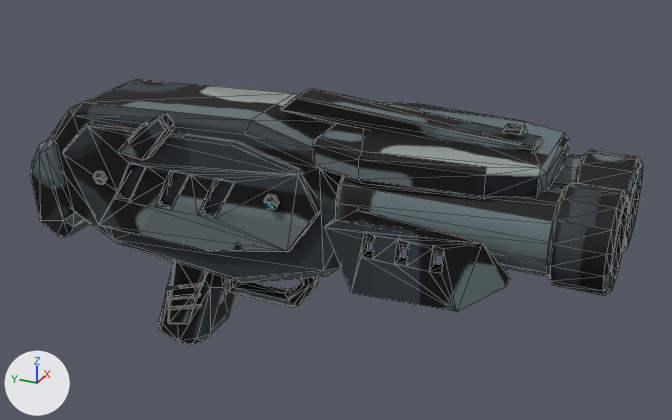
What one commit did to the glTF model public/assets/models/shotgun.glb.
Rendered twice from a 50 mm camera at (-1.681, -1.023, 0.854) aimed at (0.069, -0.235, -0.021). Arrows for +X, +Y and +Z are at lower left; the lights stay in place. The picture after the commit comes second. Mesh edges are drawn as thin lines. Vertices at exactly the same position are counted once.

Before the edit, the objects in view are built like this:
```python
me_short_bullpup_breech = bpy.data.meshes.new('Short bullpup breech')
me_short_bullpup_breech.from_pydata(...)  # 1668 vertices, 3256 faces; spans x -0.187..0.187, y -0.871..0.469, z -0.403..0.27
me_short_bullpup_breech.materials.append(mat_k10_shotgun_baked_zones)
ob_shotgun_original_arsenal = bpy.data.objects.new('shotgun-original-arsenal', me_short_bullpup_breech)
ob_shotgun_original_arsenal.location = (0.0, 0.0, 0.0)
```
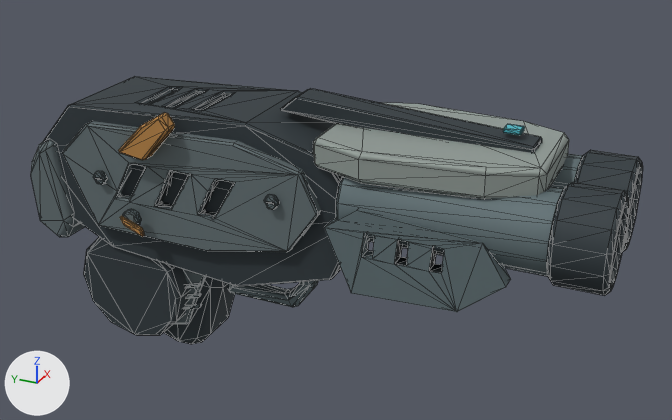
Changed parts and their boxes [x1, y1, x2, y2] in the pictures (672 x 420 px):
'shotgun-original-arsenal', reshaped: before [31, 79, 643, 344]; after [31, 76, 643, 344]
part 1 of me_short_bullpup_breech, rebuilt: before [50, 79, 342, 283]; after [43, 76, 342, 287]
part 2 of me_short_bullpup_breech, added: after [84, 209, 189, 335]
part 3 of me_short_bullpup_breech, surface changed (black to grey): [31, 88, 643, 344] in both

Patch to the scene script:
```diff
--- a/public/assets/models/shotgun.glb.py
+++ b/public/assets/models/shotgun.glb.py
@@ me_short_bullpup_breech @@
 # used by ob_shotgun_original_arsenal; location = (0.0, 0.0, 0.0)
-me_short_bullpup_breech.from_pydata(...)  # 1668 vertices, 3256 faces; spans x -0.187..0.187, y -0.871..0.469, z -0.403..0.27
+me_short_bullpup_breech.from_pydata(...)  # 2032 vertices, 3944 faces; spans x -0.19..0.252, y -0.871..0.469, z -0.403..0.27
+# me_short_bullpup_breech part 1: the loose piece of 48 vertices spanning x -0.123..0.123, y -0.37..0.438, z -0.16..0.23 is rebuilt with 118 vertices and now spans x -0.123..0.123, y -0.378..0.44, z -0.16..0.23
+# me_short_bullpup_breech part 2
+# 191 vertices are added at x -0.19..0.252, y -0.059..0.36, z -0.37..0.202
+# 20 new vertices lie (0.0, 0.016, 0.0) away from vertices in x -0.065..0.164, y 0.022..0.162, z 0.052..0.202
+# 16 new vertices lie (0.066, 0.0, 0.0) away from vertices in x 0.166, y 0.037..0.063, z 0.047..0.073
+# 16 new vertices lie (0.012, 0.0, 0.0) away from vertices in x -0.175, y 0.129..0.171, z -0.036..0.006
+# 12 new vertices lie (0.212, 0.0, 0.0) away from vertices in x -0.106, y 0.08..0.36, z -0.37..-0.09
+# 10 new vertices lie (0.017, 0.0, 0.0) away from vertices in x 0.23, y 0.006..0.075, z 0.04..0.109
+# 8 new vertices lie (0.132, 0.0, 0.0) away from vertices in x -0.066, y 0.101..0.269, z -0.23..-0.1
+# 8 new vertices lie (0.008, 0.0, 0.0) away from vertices in x 0.16, y -0.059..0.139, z 0.035..0.083
+# 8 new vertices lie (0.006, 0.0, 0.0) away from vertices in x -0.187, y 0.111..0.169, z -0.044..-0.006
+# 5 new vertices lie (0.0, 0.048, 0.048) away from vertices in x -0.115..0.252, y 0.018..0.285, z -0.343..0.044
+# 548 new faces join them
+# me_short_bullpup_breech part 3: 3159 kept faces spanning x -0.187..0.187, y -0.871..0.469, z -0.403..0.27 get new texture (UV) coordinates
 me_short_bullpup_breech.materials.append(mat_k10_shotgun_baked_zones)
```
